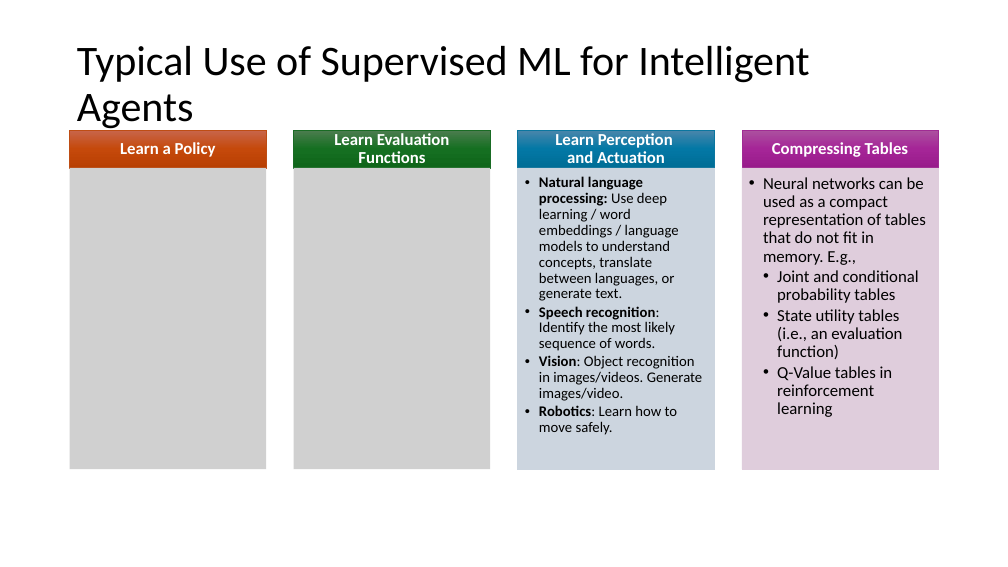
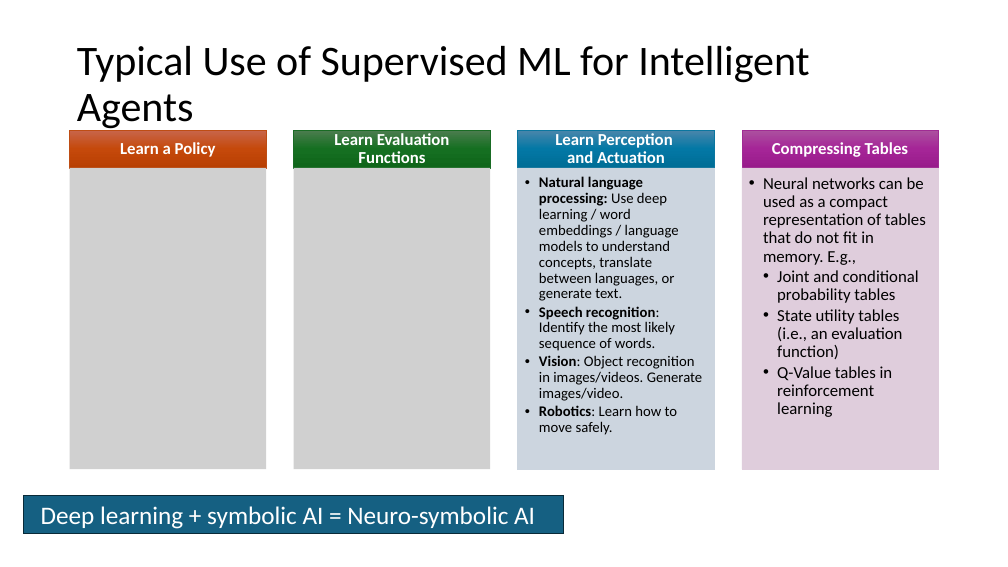
Before and after one commit to kunleola/CS7320, a slide deck: slide 32 of slides/19_ML_intro.pptx. Drawn at 1008x567 pixels with LibreOffice and Linux fonts; fonts in the diff are those of the drawing; grey boxes stand for pictures. Boxes give left, top, right and bottom in pixels: in the first picture for what was removed or moved away, otherwise in the second. Text is boxed around its words. In the diff, an @@ line names an element or a change of style, - is before the commit and + after.

```diff
--- a/slides/19_ML_intro.pptx
+++ b/slides/19_ML_intro.pptx
@@ rectangle added at box(23, 496, 563, 534), fill #156082, outline #092A39 1 pt, 24 pt, text #FFFFFF @@
+Deep learning + symbolic AI = Neuro-symbolic AI
```
Also in this commit, not shown: 3 other slides changed, 10 other files.
